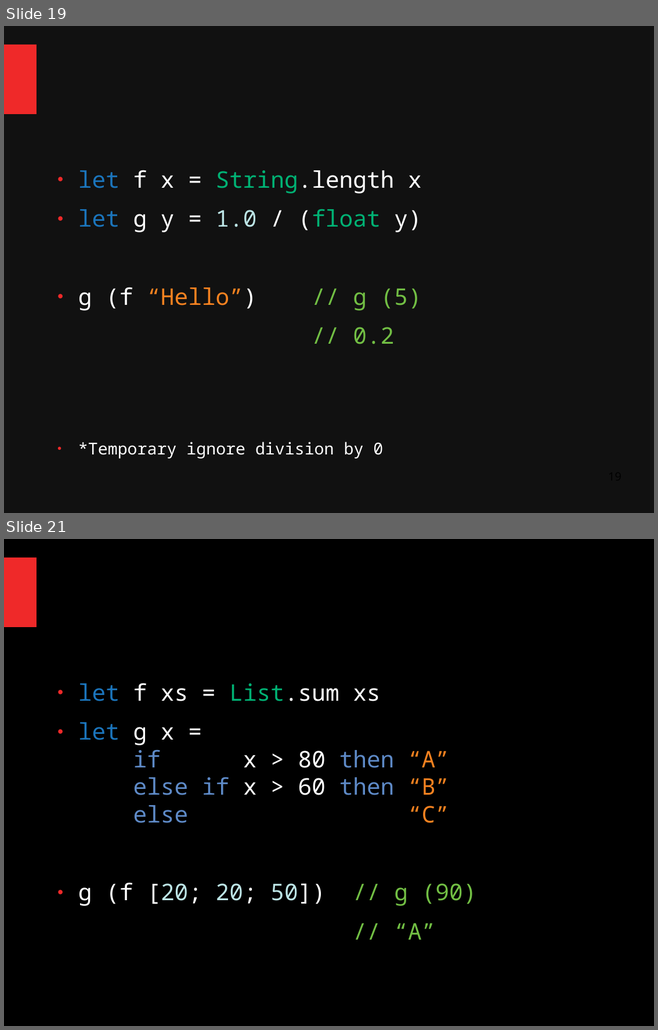
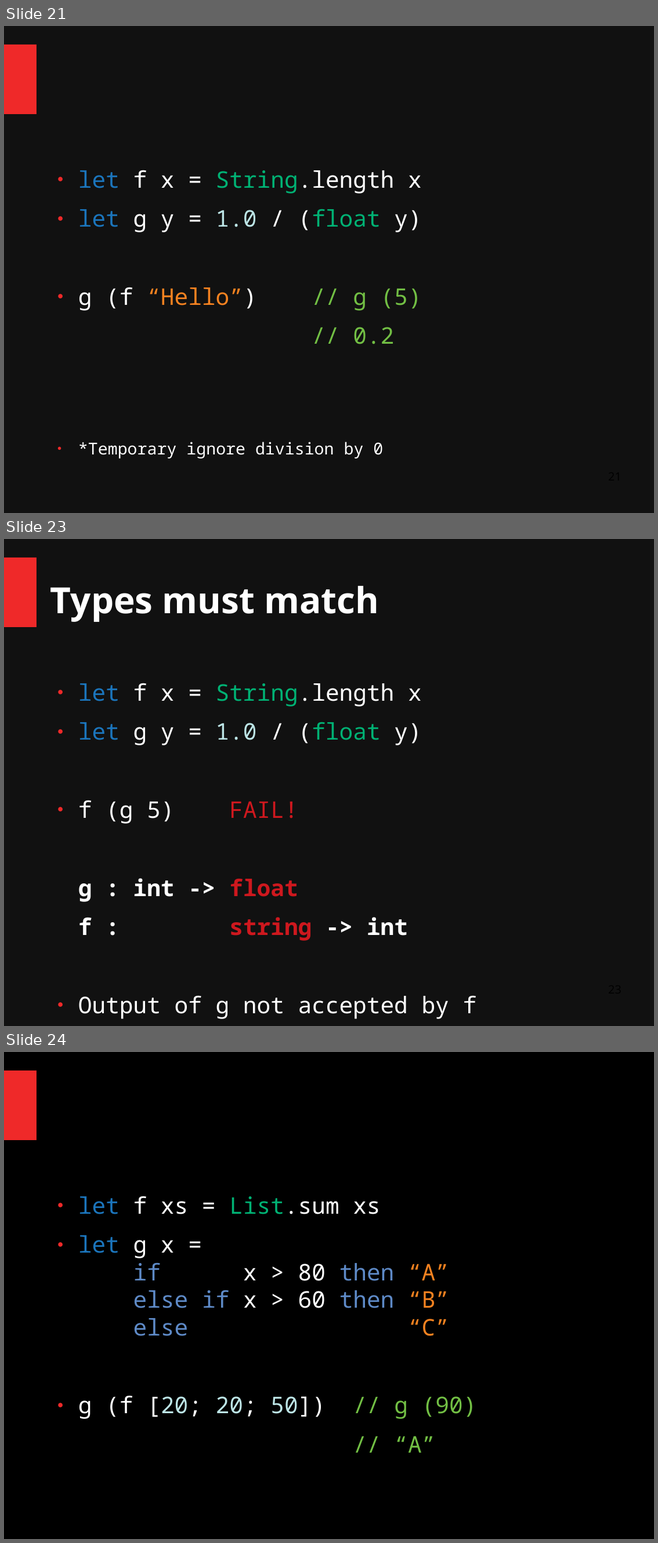
Before and after one commit to ChangHaiBin/FSharpPowerPoint, a slide deck: FSharp Talk Dark.odp. Shown one above the other, each under a label of ours: slides 19 and 21 before the commit, slides 21, 23 and 24 after it; the slides between them are not shown. The pictures are 658x1030 and 658x1543 pixels, drawn with LibreOffice and Linux fonts; fonts in the diff are those of the drawing. Boxes give left, top, right and bottom in pixels: in the first picture for what was removed or moved away, otherwise in the second. Text is boxed around its words. In the diff, an @@ line names an element or a change of style, - is before the commit and + after.

```diff
--- a/FSharp Talk Dark.odp
+++ b/FSharp Talk Dark.odp
@@ slide 23 added at box(4, 539, 654, 1026), background #111111; not listed: 1 template element that a slide beside it also shows @@
@@ title added at box(50, 585, 379, 622), 44 pt, text #FFFFFF, bold @@
+Types must match
@@ text added at box(78, 683, 477, 1019), 28 pt, text #FFFFFF @@
+● let f x = String.length x
+● let g y = 1.0 / (float y)
+● f (g 5) FAIL!
+g : int -> float
+f : string -> int
+● Output of g not accepted by f
@@ what was slide 19 is now slide 21 @@
@@ what was slide 21 is now slide 24 @@
```
Also in this commit, not shown: 4 slides changed, 19 other slides added, 6 slides removed, 2 other files.
